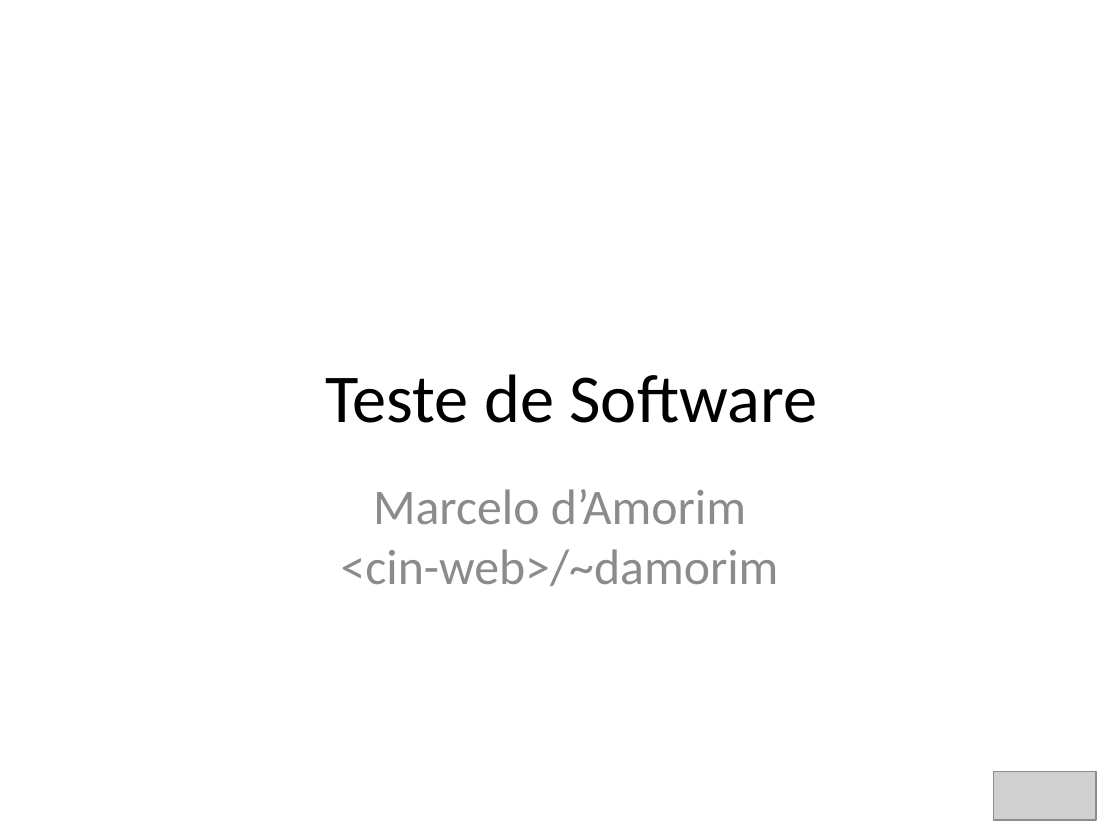
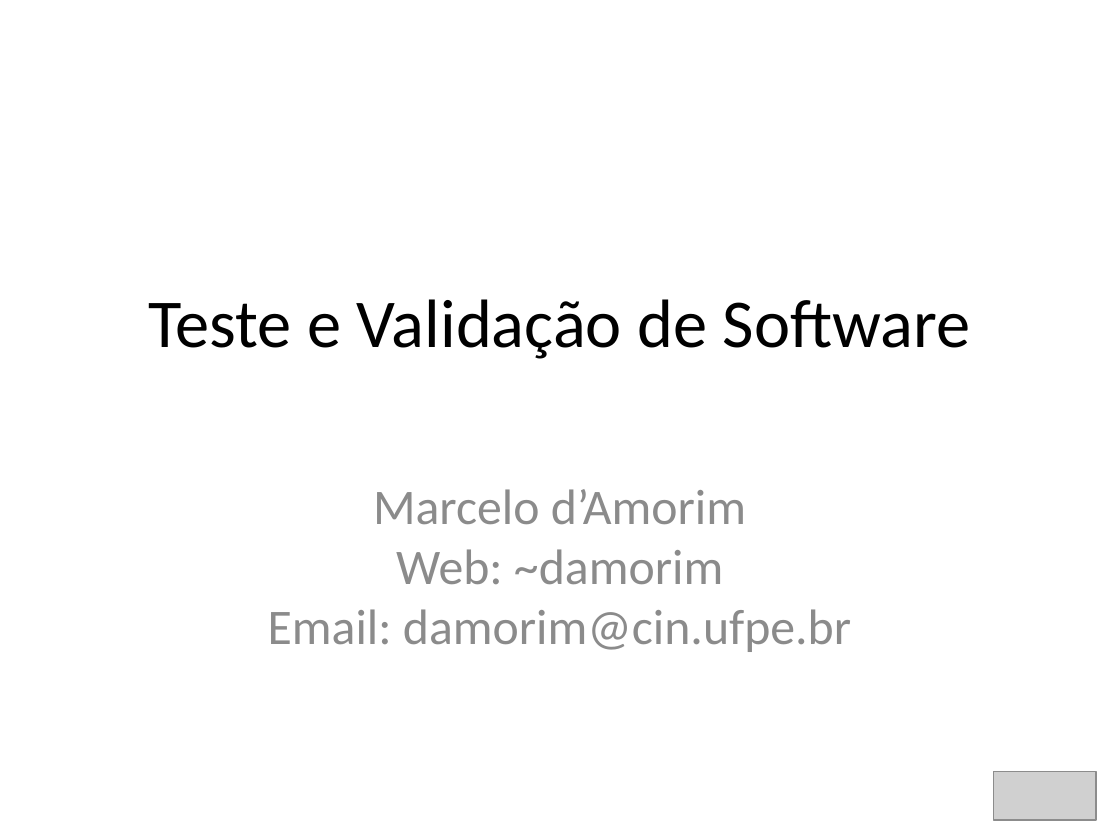
Before and after one commit to STAR-RG/testing-cin, a slide deck: slide 1 of slides.pptx. Drawn at 1120x840 pixels with LibreOffice and Linux fonts; fonts in the diff are those of the drawing; grey boxes stand for pictures. Boxes give left, top, right and bottom in pixels: in the first picture for what was removed or moved away, otherwise in the second. Text is boxed around its words. In the diff, an @@ line names an element or a change of style, - is before the commit and + after.

```diff
--- a/slides.pptx
+++ b/slides.pptx
@@ text at (148, 299, 971, 359): text changed @@
-Teste de Software
+Teste e Validação de Software
@@ text at (268, 549, 851, 652): text changed @@
-<cin-web>/~damorim
+Web: ~damorim
+Email: damorim@cin.ufpe.br
```
Also in this commit, not shown: 6 other slides changed.
